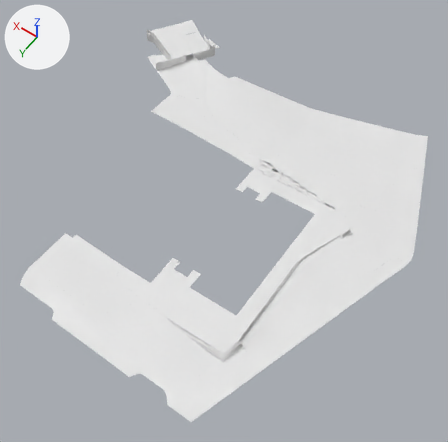
Renders of the FBX model Assets/Prefabs/Site/CI&A - Site -Main.fbx from each side of a commit.
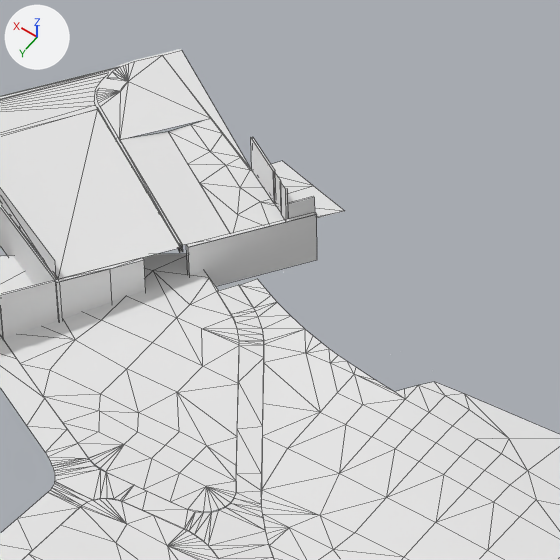
The first picture shows the older version from a 50 mm lens placed at (-3.15, 8.53, 9.95), pointed at (1.5, 2.02, -0.27). The close-ups show both versions on the part from 36% to 57% of the width and 3% to 24% of the height of that picture; other places that the commit changed are outside them. Lighting does not change. The marker at upper left points along +X, +Y and +Z. The close-ups show mesh edges as thin lines.

Script lines for the objects in view, before the commit:
```python
me_mesh_482 = bpy.data.meshes.new('Mesh.482')
me_mesh_482.from_pydata(...)  # 17 vertices, 15 faces; spans x 4.858..6.296, y -2.155..-0.866, z 0.416..0.433
me_mesh_482.materials.append(mat_concrete)  # white #e7e7e7
me_mesh_591 = bpy.data.meshes.new('Mesh.591')
me_mesh_591.from_pydata([(5.755, -2.37, 0.428), (5.706, -2.448, 0.428), (4.946, -1.934, 0.422), (4.943, -1.94, 0.422)], [], [(3, 1, 0), (3, 0, 2)])
me_mesh_591.materials.append(mat_concrete)  # white #e7e7e7
me_mesh_639 = bpy.data.meshes.new('Mesh.639')
me_mesh_639.from_pydata(...)  # 20 vertices, 23 faces; spans x 4.459..5.408, y -2.125..-1.531, z 0.412..0.428
me_mesh_639.materials.append(mat_rhino_default_material)  # white #e7e7e7
ob_object_482 = bpy.data.objects.new('Object.482', me_mesh_482)
ob_object_482.location = (0.0, 0.0, 0.0)
ob_object_591 = bpy.data.objects.new('Object.591', me_mesh_591)
ob_object_591.location = (0.0, 0.0, 0.0)
ob_object_639 = bpy.data.objects.new('Object.639', me_mesh_639)
ob_object_639.location = (0.0, 0.0, 0.0)
# also in view: 'Object.670' at (3.03, -0.76, 0.18); 'Object.599' at (5.61, -1.09, 0.32); 'Object.526' at (5.58, -2.07, 0.43); 'Object.671' at (3.03, 0.26, 0.09); 'Object.443' at (5.74, -1.11, 0.48)
```
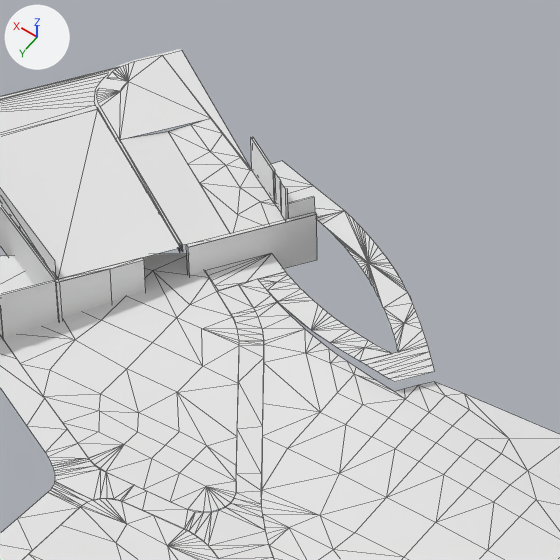
Where the change shows, as pixel boxes (x1, y1, x2, y2) in the close-ups (560 x 560 px):
'Object.528', added: after (317, 211, 427, 352)
'Object.483', added: after (258, 272, 392, 361)
'Object.529', added: after (360, 345, 435, 382)
'Object.531', added: after (206, 254, 285, 291)

What changed in the scene script:
```text
Add me_mesh_528:
    me_mesh_528.from_pydata(...)  # 66 vertices, 66 faces; spans x 3.709..4.527, y -1.948..-1.382, z 0.352..0.416
    me_mesh_528.materials.append(mat_concrete)  # white #e7e7e7
Add me_mesh_483:
    me_mesh_483.from_pydata(...)  # 55 vertices, 54 faces; spans x 3.796..4.578, y -1.594..-1.244, z 0.299..0.352
    me_mesh_483.materials.append(mat_concrete)  # white #e7e7e7
Add me_mesh_531:
    me_mesh_531.from_pydata([(4.633, -1.662, 0.299), (4.76, -1.384, 0.299), (4.79, -1.403, 0.299), (4.729, -1.365, 0.299), (4.697, -1.347, 0.299), (4.511, -1.594, 0.299), (4.604, -1.441, 0.299), (4.666, -1.329, 0.299)], [], [(3, 0, 1), (2, 1, 0), (3, 4, 0), (6, 0, 4), (5, 0, 6), (7, 6, 4)])
    me_mesh_531.materials.append(mat_concrete)  # white #e7e7e7
Add me_mesh_529:
    me_mesh_529.from_pydata(...)  # 12 vertices, 10 faces; spans x 3.59..3.877, y -1.487..-1.22, z 0.352
    me_mesh_529.materials.append(mat_concrete)  # white #e7e7e7
Add ob_object_528:
    ob_object_528 = bpy.data.objects.new('Object.528', me_mesh_528)
    ob_object_528.location = (0.0, 0.0, 0.0)
Add ob_object_483:
    ob_object_483 = bpy.data.objects.new('Object.483', me_mesh_483)
    ob_object_483.location = (0.0, 0.0, 0.0)
Add ob_object_531:
    ob_object_531 = bpy.data.objects.new('Object.531', me_mesh_531)
    ob_object_531.location = (0.0, 0.0, 0.0)
Add ob_object_529:
    ob_object_529 = bpy.data.objects.new('Object.529', me_mesh_529)
    ob_object_529.location = (0.0, 0.0, 0.0)
```
